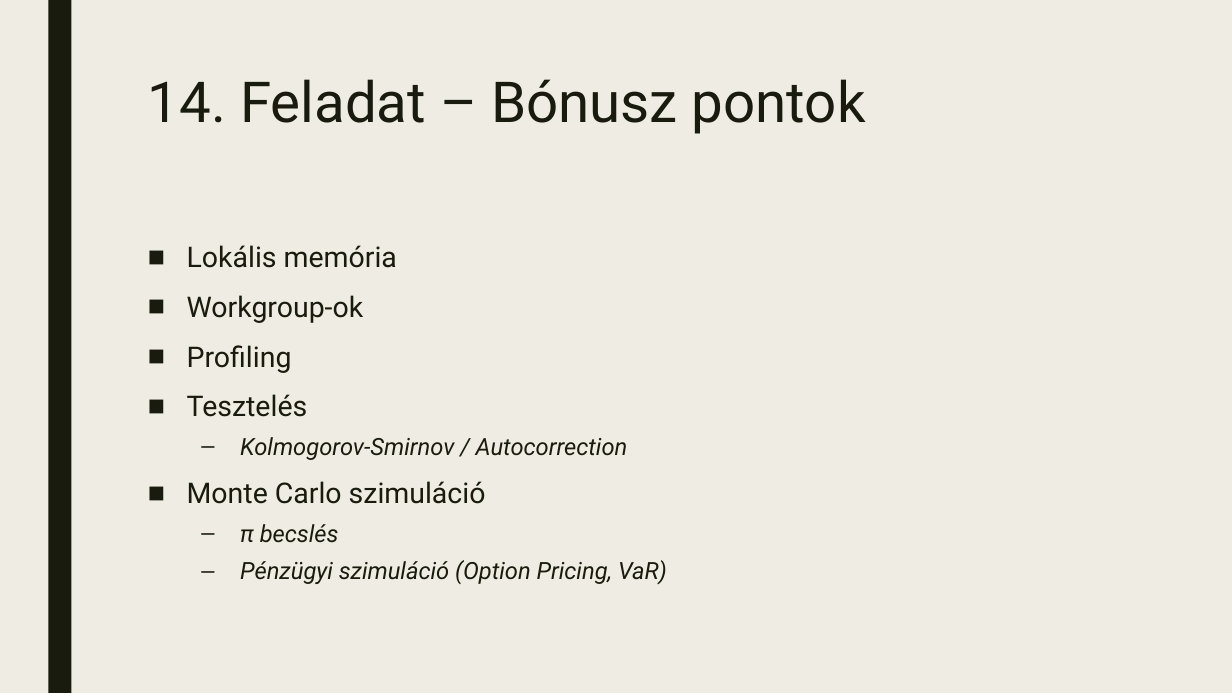
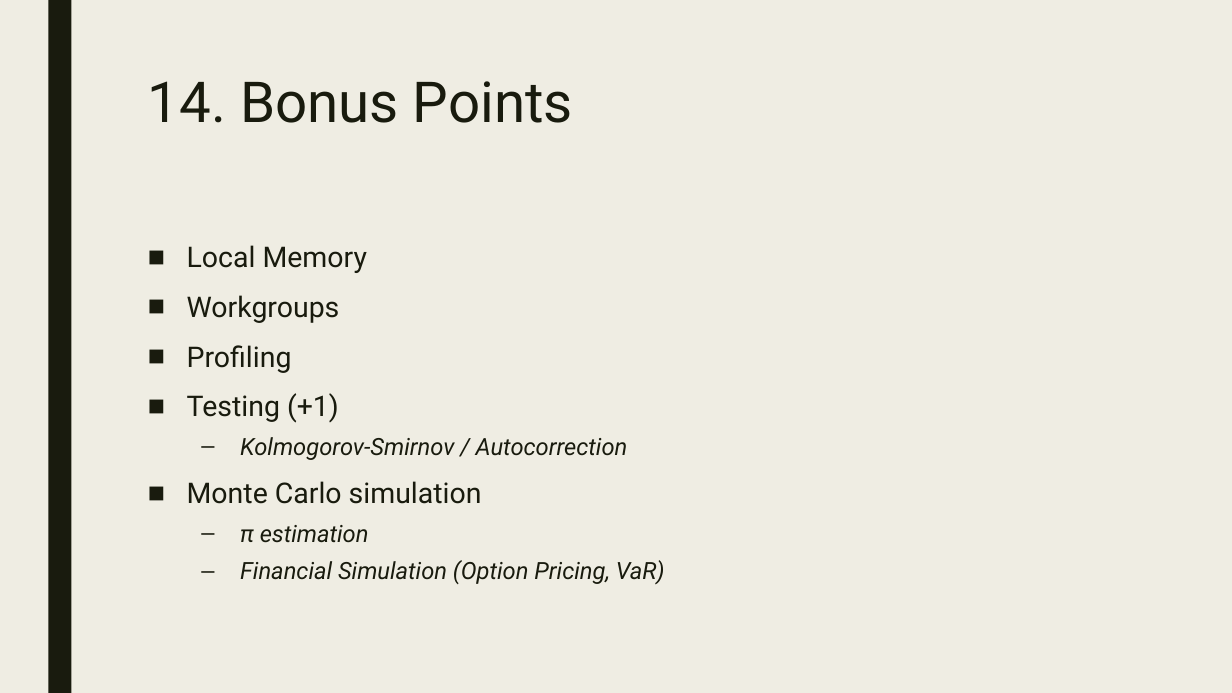
Before and after one commit to GrG0312/gpu-prog, a slide deck: slide 6 of Plans14.pptx. Drawn at 1232x693 pixels with LibreOffice and Linux fonts; fonts in the diff are those of the drawing. Boxes give left, top, right and bottom in pixels: in the first picture for what was removed or moved away, otherwise in the second. Text is boxed around its words. In the diff, an @@ line names an element or a change of style, - is before the commit and + after.

```diff
--- a/Plans14.pptx
+++ b/Plans14.pptx
@@ title at [148,81,573,123]: text changed @@
-14. Feladat – Bónusz pontok
+14. Bonus Points
@@ text at [187,245,367,323]: text changed @@
-■ Lokális memória
-■ Workgroup-ok
+■ Local Memory
+■ Workgroups
@@ text at [187,393,339,423]: text changed @@
-■ Tesztelés
+■ Testing (+1)
@@ text at [187,481,665,584]: text changed @@
-■ Monte Carlo szimuláció
-  – π becslés
-  – Pénzügyi szimuláció (Option Pricing, VaR)
+■ Monte Carlo simulation
+  – π estimation
+  – Financial Simulation (Option Pricing, VaR)
```
Also in this commit, not shown: 5 other slides changed, 1 slide added.
